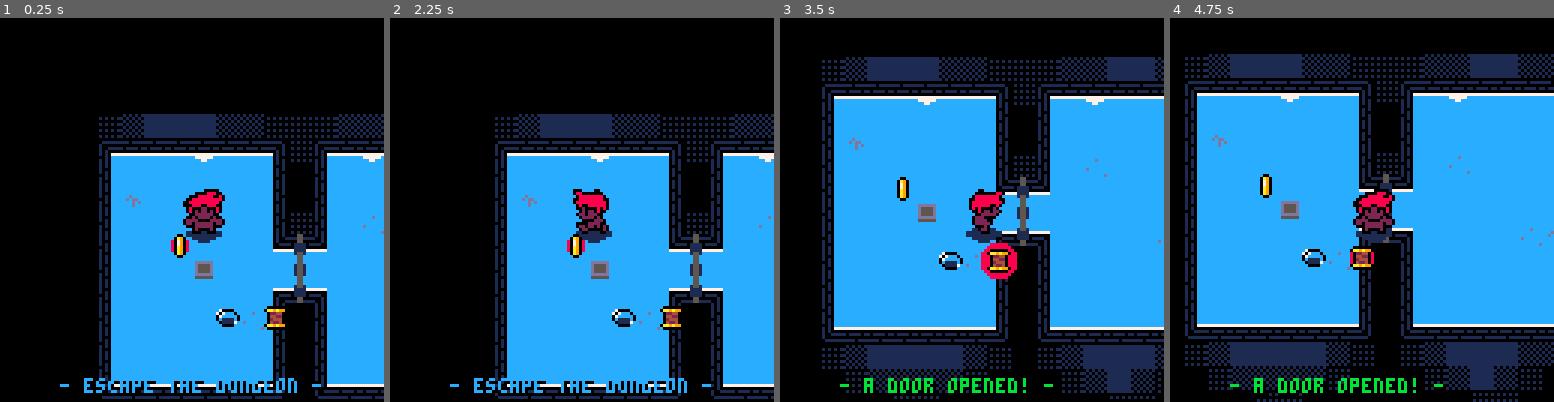
Above: before the commit, frames 1-4 (left to right).
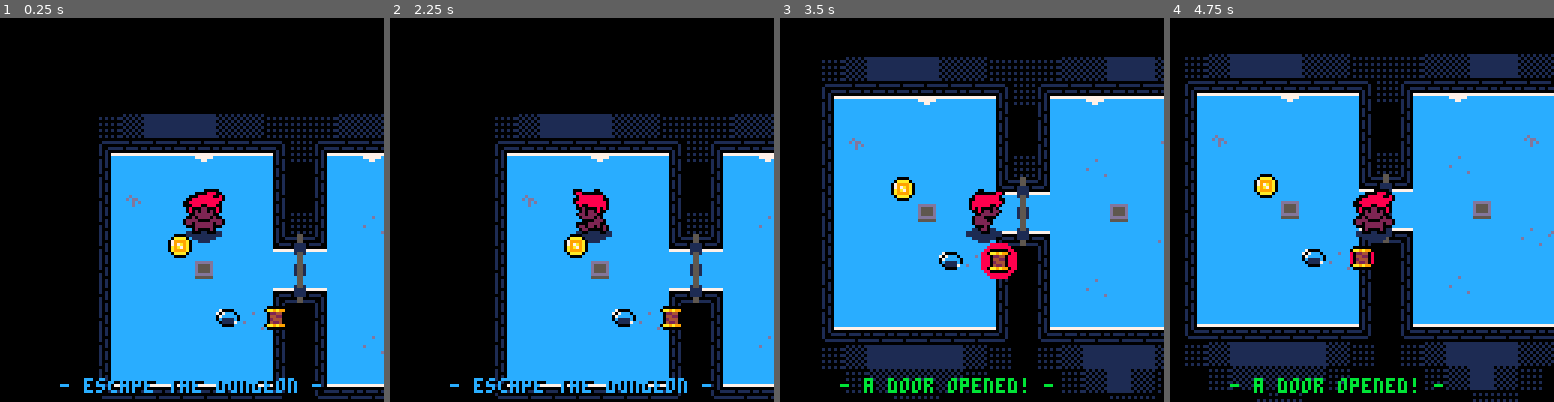
Above: after the commit, the same moments.

Repository: Kiyotoko/gamejam
Game: PICO-8 cartridge game.p8
The game is run twice, just before and just after one commit, with the same random seed, the same clock (stepped at 60 frames per second) and the same inputs.
Inputs:
- Up to frame 1 (0.25 s): no input
- Up to frame 2 (2.25 s): tap O (Z key) at 0.33, 0.7, 1.43, 2.22 s; tap X (X key) at 1.07, 2.07 s; hold Left from 1.97 s (still down)
- Up to frame 3 (3.5 s): release Left at 2.37 s; tap X (X key) every 0.33 s from 2.4 to 3.4 s; hold Down 2.42-2.82 s; hold Right from 2.87 s (still down); tap O (Z key) at 3.1 s
- Up to frame 4 (4.75 s): release Right at 3.53 s; hold Up 3.58-4.08 s; tap X (X key) every 0.33 s from 3.73 to 4.73 s; tap O (Z key) at 3.98 s; hold Right 4.13-4.53 s; hold Down from 4.58 s (still down)

The runs differ from the first frame. In frame 1, 0.3% of the frame differs, in the area x 43-100%, y 56-88%; in frame 2, 0.3%; in frame 3, 0.5%; in frame 4, 0.5%, in the area x 21-97%, y 30-72%.

Commit message:
Update map

Diff:
--- a/doors.lua
+++ b/doors.lua
@@ -2,7 +2,9 @@
 
 -- the doors on the map
 doors = {
-	[0] = {x=8,y=5,w=1,h=3}
+	[0] = {x=8,y=5,w=1,h=3},
+	[1] = {x=21,y=3,w=1,h=7},
+	[2] = {x=25,y=3,w=1,h=7}
 }
 
 door_switch = 32
--- a/game.p8
+++ b/game.p8
@@ -12,22 +12,22 @@
 #include plates.lua
 
 __gfx__
-66666666666666666666666666666666666666666666666666660006666666666666666666666666666006666666666666660766666666666000006660006666
-66666666000006666666666660006666600066660066666666608880000666666600600000066666660a9066660000766660787667000066077777060dd50666
-66666000088800666666660008880066608800000006666666600880880066666088088888800666660790666033330666608706707ccc06607000660ddd5066
-66600088888008066660008888800806660888888880666666008888888000666088888888888006660790660b333bb06660880607ccccc06607066605ddd506
-66008888888888066600888888888806600888888880066666088888880080666608888888888880660a906667bbbb06600028060c1111c06070666660555000
-60088888888880666008888888888066608888888888066666600888888880066660088888888080660a9066707bb06602202206601111760700006666050110
-60008880088800666008888888880066660800888888066666602008888880666660000800888006660a9066670bb06660002206660000660777770666600110
-66080002200080666600888888800066666020000808066666602020888880666660022020000066666006666660066666660066666666666000006666660006
-66080202202080666602088888802066660220220800666666602220888806666660222022020666660000666666667666600666666666666666666666666666
-6660022222200666666008888880066666602222200666666666020088800666666602222000666660aaaa066600070766087066660000666000006660066666
-66002022220200666600208888020066666600002220666666660222000020666660200002220666079999a0603333766608806667111106077777060dd00066
-602222000022220660222200002222066666600222206666666022222220066666660022222220660797a9a00bbb3330660880660cc11cc00700006605dddd06
-602202222220220660220222222022066666602222206666666022022220666666666022220220660a9a79a060bbbb06660020060ccccc7060706666055dd000
-660002222220006666000222222000666666660200066666666600222020666666666020222006660a9999a0670bb0666022000660ccc7070700006660550110
-6666020000206666666602000020666666666602206666666666602200066666666666000220666660aaaa06660bb06660220066660000760777770666050110
-66660006600066666666000660006666666666000666666666666000066666666666666600006666660000666660066666000666666666666000006666600006
+66666666666666666666666666666666666666666666666666660006666666666666666666666666660000666666666666660766666666666000006660006666
+6666666600000666666666666000666660006666006666666660888000066666660060000006666660aaaa06660000766660787667000066077777060dd50666
+66666000088800666666660008880066608800000006666666600880880066666088088888800666079999a06033330666608706707ccc06607000660ddd5066
+666000888880080666600088888008066608888888806666660088888880006660888888888880060797a9a00b333bb06660880607ccccc06607066605ddd506
+660088888888880666008888888888066008888888800666660888888800806666088888888888800a9a79a067bbbb06600028060c1111c06070666660555000
+600888888888806660088888888880666088888888880666666008888888800666600888888880800a9999a0707bb06602202206601111760700006666050110
+6000888008880066600888888888006666080088888806666660200888888066666000080088800660aaaa06670bb06660002206660000660777770666600110
+66080002200080666600888888800066666020000808066666602020888880666660022020000066660000666660066666660066666666666000006666660006
+66080202202080666602088888802066660220220800666666602220888806666660222022020666666006666666667666600666666666666666666666666666
+66600222222006666660088888800666666022222006666666660200888006666666022220006666660a90666600070766087066660000666000006660066666
+6600202222020066660020888802006666660000222066666666022200002066666020000222066666079066603333766608806667111106077777060dd00066
+60222200002222066022220000222206666660022220666666602222222006666666002222222066660790660bbb3330660880660cc11cc00700006605dddd06
+60220222222022066022022222202206666660222220666666602202222066666666602222022066660a906660bbbb06660020060ccccc7060706666055dd000
+66000222222000666600022222200066666666020006666666660022202066666666602022200666660a9066670bb0666022000660ccc7070700006660550110
+66660200002066666666020000206666666666022066666666666022000666666666660002206666660a9066660bb06660220066660000760777770666050110
+66660006600066666666000660006666666666000666666666666000066666666666666600006666666006666660066666000666666666666000006666600006
 66666666660006666666666666000666666666666666666666660006666666666666666666666666600000060000000000000000000000000000000000000000
 666666660088806666666666008880666000666600666666666088800006666666666666666666660aa9a9900000000000000000000000000000000000000000
 66600000888808066660000088800006608800000006666666600880880066666600600000066666602244060000000000000000000000000000000000000000
@@ -126,21 +126,21 @@
 cccccccccccccccccccccccccccccccccccccccccccccccccccccccccccccccccccccccccccccccccccccccccccccccccccccccccccccccccccccccccccccccc
 __gff__
 0000000000000000000000000000000000000000000000000000000000000000000000000000000000000000000000000000000000000000000000000000000000000000000000000000000001000000000000000000000000000000000000000000000000000000000000000000000000000000000000000000000000020000
-0100000000000000000000000000000001010000000000000000000000000000000000000000000000000000000000000000000000000000000000000000000001000101010100010101010101010101010101010101010001000000000000000000000000000000000000000000000000000000000000000000000000000000
+0100000000000000000000000000000001010000000000000000000000000000000000000000000000000000000000000000000000000000000000000000000001010101010101010101010101010101010101010101010101010101010101010000000000000000000000000000000000000000000000000000000000000000
 __map__
 8f8e8d8d8d8e8e8f8f8f8e8e8d8d8e8e8f000000000000000000000000000000000000000000000000000000000000000000000000000000000000000000000000000000000000000000000000000000000000000000000000000000000000000000000000000000000000000000000000000000000000000000000000000000
-82838383938383848f8283938383838384000000000000000000000000000000000000000000000000000000000000000000000000000000000000000000000000000000000000000000000000000000000000000000000000000000000000000000000000000000000000000000000000000000000000000000000000000000
-81808080808080859b8180808080808085000000000000000000000000000000000000000000000000000000000000000000000000000000000000000000000000000000000000000000000000000000000000000000000000000000000000000000000000000000000000000000000000000000000000000000000000000000
-81918080808080859b8180808080808085000000009090909000000000000000000000000000000000000000000000000000000000000000000000000000000000000000000000000000000000000000000000000000000000000000000000000000000000000000000000000000000000000000000000000000000000000000
-81808080808080858f8180908080808085909090909090909000000000000000000000000000000000000000000000000000000000000000000000000000000000000000000000000000000000000000000000000000000000000000000000000000000000000000000000000000000000000000000000000000000000000000
-8180808080808089a38a80808080808085909090909090909000000000000000000000000000000000000000000000000000000000000000000000000000000000000000000000000000000000000000000000000000000000000000000000000000000000000000000000000000000000000000000000000000000000000000
-81808080c0808080a08080808080808085909090909090909000000000000000000000000000000000000000000000000000000000000000000000000000000000000000000000000000000000000000000000000000000000000000000000000000000000000000000000000000000000000000000000000000000000000000
-818080808080808ba78c80808080909185900000009090909000000000000000000000000000000000000000000000000000000000000000000000000000000000000000000000000000000000000000000000000000000000000000000000000000000000000000000000000000000000000000000000000000000000000000
-8180808080809085008180808080808085000000000000000000000000000000000000000000000000000000000000000000000000000000000000000000000000000000000000000000000000000000000000000000000000000000000000000000000000000000000000000000000000000000000000000000000000000000
-8180808080808085008180808080808085000000000000000000000000000000000000000000000000000000000000000000000000000000000000000000000000000000000000000000000000000000000000000000000000000000000000000000000000000000000000000000000000000000000000000000000000000000
-8180808080808085008180808080808085000000000000000000000000000000000000000000000000000000000000000000000000000000000000000000000000000000000000000000000000000000000000000000000000000000000000000000000000000000000000000000000000000000000000000000000000000000
-8687878787878788008687878787878788000000000000000000000000000000000000000000000000000000000000000000000000000000000000000000000000000000000000000000000000000000000000000000000000000000000000000000000000000000000000000000000000000000000000000000000000000000
-8f8e8d8d8d8d8e8f008f8e8d8d8d8e8e8f000000000000000000000000000000000000000000000000000000000000000000000000000000000000000000000000000000000000000000000000000000000000000000000000000000000000000000000000000000000000000000000000000000000000000000000000000000
+82838383938383848f828393838383838400008f8e8e8e8e8e8e8e0000000000000000000000000000000000000000000000000000000000000000000000000000000000000000000000000000000000000000000000000000000000000000000000000000000000000000000000000000000000000000000000000000000000
+81808080808080859b8180808080808085008f8e8d8d8d8d8d8d8d0000000000000000000000000000000000000000000000000000000000000000000000000000000000000000000000000000000000000000000000000000000000000000000000000000000000000000000000000000000000000000000000000000000000
+81918080808080859b818080808091808500829383a3839383a3000000000000000000000000000000000000000000000000000000000000000000000000000000000000000000000000000000000000000000000000000000000000000000000000000000000000000000000000000000000000000000000000000000000000
+81808080808080858f81809080808080858f818080a0808080a0000000000000000000000000000000000000000000000000000000000000000000000000000000000000000000000000000000000000000000000000000000000000000000000000000000000000000000000000000000000000000000000000000000000000
+8180808080808089a38a80808080808089838a9080a0809180a0000000000000000000000000000000000000000000000000000000000000000000000000000000000000000000000000000000000000000000000000000000000000000000000000000000000000000000000000000000000000000000000000000000000000
+81808080c0808080a0808080c0808080808080c180a080c280a0000000000000000000000000000000000000000000000000000000000000000000000000000000000000000000000000000000000000000000000000000000000000000000000000000000000000000000000000000000000000000000000000000000000000
+818080808080808ba78c8080808090918b878c8080a0808080a0000000000000000000000000000000000000000000000000000000000000000000000000000000000000000000000000000000000000000000000000000000000000000000000000000000000000000000000000000000000000000000000000000000000000
+818080808080908500818080808080808592819180a0808090a0000000000000000000000000000000000000000000000000000000000000000000000000000000000000000000000000000000000000000000000000000000000000000000000000000000000000000000000000000000000000000000000000000000000000
+818080808080808500818090808080808500868787a7878787a7000000000000000000000000000000000000000000000000000000000000000000000000000000000000000000000000000000000000000000000000000000000000000000000000000000000000000000000000000000000000000000000000000000000000
+8180808080808085008180808080808085008f8e8d8d8d8d8d00000000000000000000000000000000000000000000000000000000000000000000000000000000000000000000000000000000000000000000000000000000000000000000000000000000000000000000000000000000000000000000000000000000000000
+868787878787878800868787878787878800008f8e8e8e8e0000000000000000000000000000000000000000000000000000000000000000000000000000000000000000000000000000000000000000000000000000000000000000000000000000000000000000000000000000000000000000000000000000000000000000
+8f8e8d8d8d8d8e8f008f8e8d8d8d8e8e8f0000008f8f8f000000000000000000000000000000000000000000000000000000000000000000000000000000000000000000000000000000000000000000000000000000000000000000000000000000000000000000000000000000000000000000000000000000000000000000
 008f8e8e8e8e8f0000008f8e8d8e8f0000000000000000000000000000000000000000000000000000000000000000000000000000000000000000000000000000000000000000000000000000000000000000000000000000000000000000000000000000000000000000000000000000000000000000000000000000000000
 0000008f8f000000000000008f8f000000000000000000000000000000000000000000000000000000000000000000000000000000000000000000000000000000000000000000000000000000000000000000000000000000000000000000000000000000000000000000000000000000000000000000000000000000000000
 
--- a/items.lua
+++ b/items.lua
@@ -2,7 +2,9 @@
 
 -- list of chests that can be still looted.
 -- a chest is removed from the list after looting.
-activatables = {}
+chests = {
+	[0] = {x=0, y=0, drops=gold}
+}
 
 -- list of all items that can be picked up from
 -- the map.
